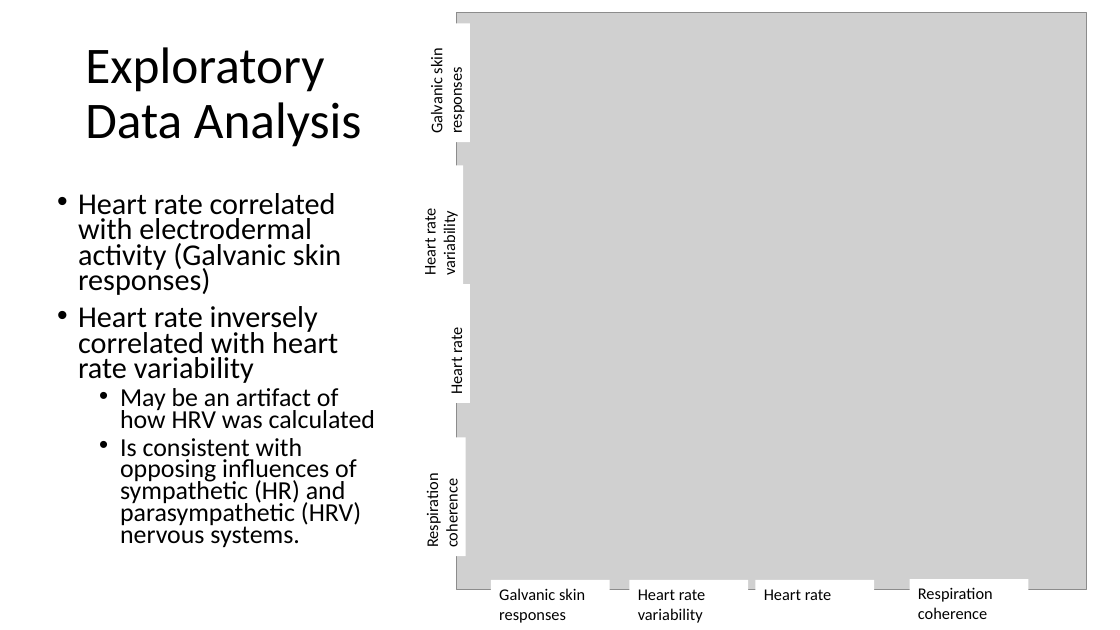
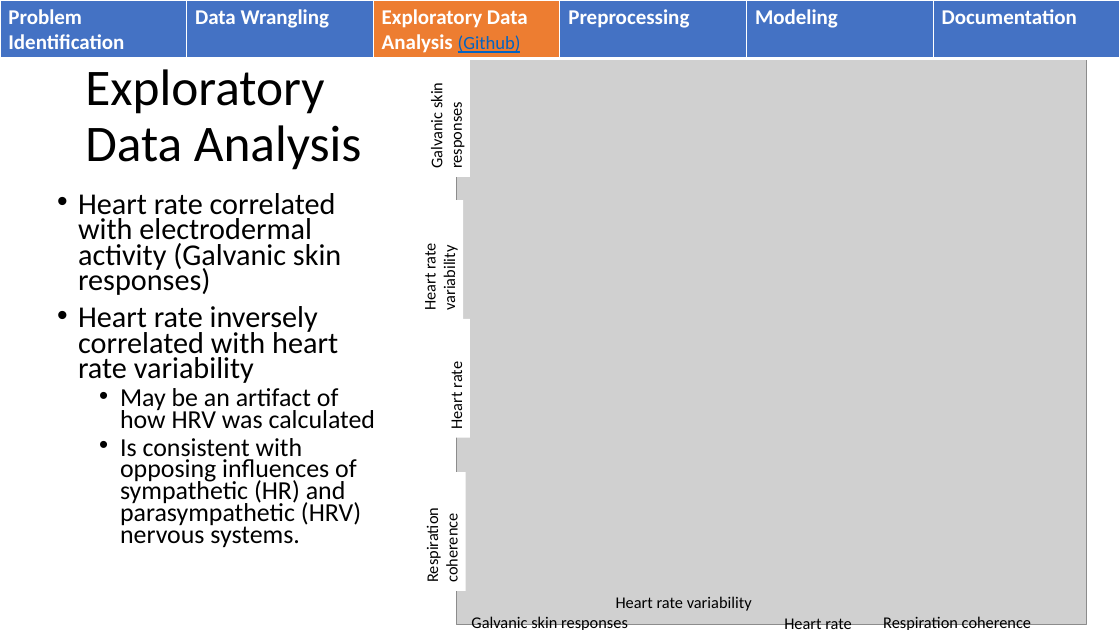
Before and after one commit to WalterPiTheScienceGuy/Springboard_Capstone2, a slide deck: slide 15 of Capstone2/reports/Springboard Capstone 2 ppt.pptx (slide 16 before the commit). Drawn at 1120x630 pixels with LibreOffice and Linux fonts; fonts in the diff are those of the drawing; grey boxes stand for pictures. Boxes give left, top, right and bottom in pixels: in the first picture for what was removed or moved away, otherwise in the second. Text is boxed around its words. In the diff, an @@ line names an element or a change of style, - is before the commit and + after.

```diff
--- a/Capstone2/reports/Springboard Capstone 2 ppt.pptx
+++ b/Capstone2/reports/Springboard Capstone 2 ppt.pptx
@@ table added at (0,0,1119,59), 1 rows, 6 columns @@
+Problem Identification | Data Wrangling | Exploratory Data Analysis (Github) | Preprocessing | Modeling | Documentation
@@ title "Exploratory Data Analysis": place and size @@
-title "Exploratory Data Analysis" at (85,47,362,147)
+title "Exploratory Data Analysis" at (85,69,362,170)
@@ 4 rectangles, 1 picture: place and size @@
-4 rectangles, 1 picture at (415,12,1086,590)
+4 rectangles, 1 picture at (415,47,1086,625)
@@ text "Heart rate variability": place and size @@
-text "Heart rate variability" at (629,580,748,628)
+text "Heart rate variability" at (616,596,752,611)
@@ text "Galvanic skin responses": place and size @@
-text "Galvanic skin responses" at (491,580,609,628)
+text "Galvanic skin responses" at (471,616,628,630)
@@ text "Heart rate": place and size @@
-text "Heart rate" at (755,580,874,608)
+text "Heart rate" at (784,618,852,630)
@@ fill #FFFFFF to none in 4 elements at (784,618,852,630), (616,596,752,611), (471,616,628,630), (883,616,1031,630) @@
@@ text "Respiration coherence": place and size @@
-text "Respiration coherence" at (910,579,1028,627)
+text "Respiration coherence" at (883,616,1031,630)
```
Also in this commit, not shown: 19 other slides changed, 1 slide added, 2 slides removed.
